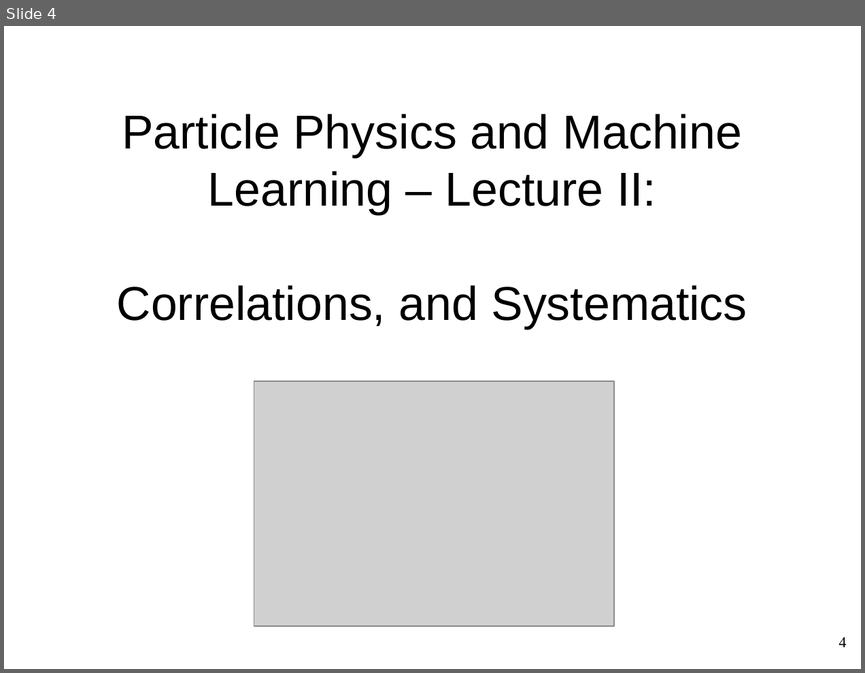
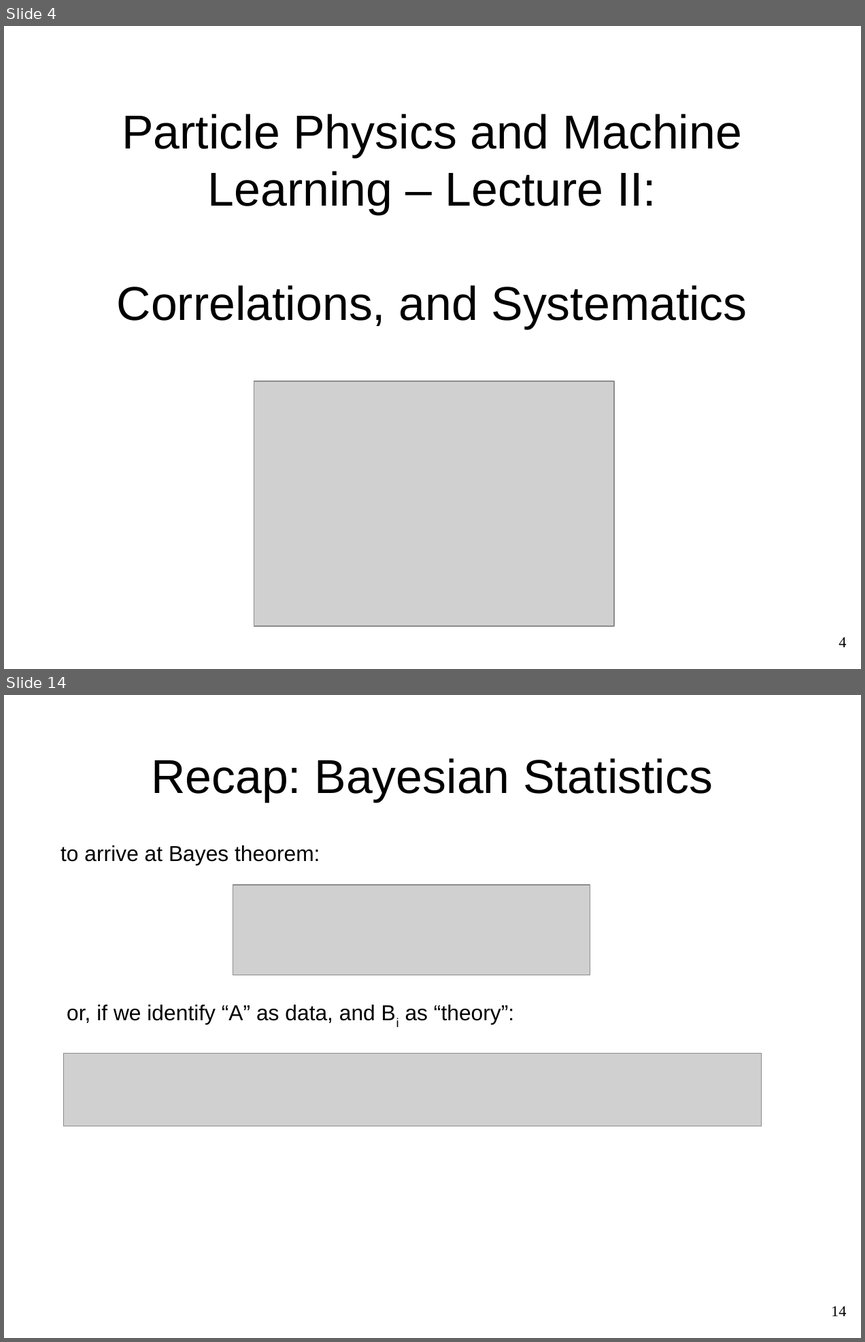
Before and after one commit to WolfgangWaltenberger/winterschool, a slide deck: systematics.odp. Shown one above the other, each under a label of ours: slide 4 before the commit, slides 4 and 14 after it; the slides between them are not shown. The pictures are 865x673 and 865x1342 pixels, drawn with LibreOffice and Linux fonts; fonts in the diff are those of the drawing; grey boxes stand for pictures. Boxes give left, top, right and bottom in pixels: in the first picture for what was removed or moved away, otherwise in the second. Text is boxed around its words. In the diff, an @@ line names an element or a change of style, - is before the commit and + after.

```diff
--- a/systematics.odp
+++ b/systematics.odp
@@ slide 14 added at [4, 695, 861, 1338], background #FFFFFF @@
@@ title added at [151, 758, 713, 802], 44 pt, text #000000 @@
+Recap: Bayesian Statistics
@@ text added at [60, 845, 320, 865], 20 pt, text #000000 @@
+to arrive at Bayes theorem:
@@ picture added at [233, 885, 590, 975] @@
@@ text added at [67, 1004, 514, 1024], 20 pt, text #000000 @@
+or, if we identify “A” as data, and Bi as “theory”:
@@ picture added at [64, 1053, 762, 1127] @@
@@ page number added at [831, 1306, 846, 1316], 14 pt, text #000000 @@
+14
```
Also in this commit, not shown: 1 slide changed, 16 other slides added, 1 slide removed.
